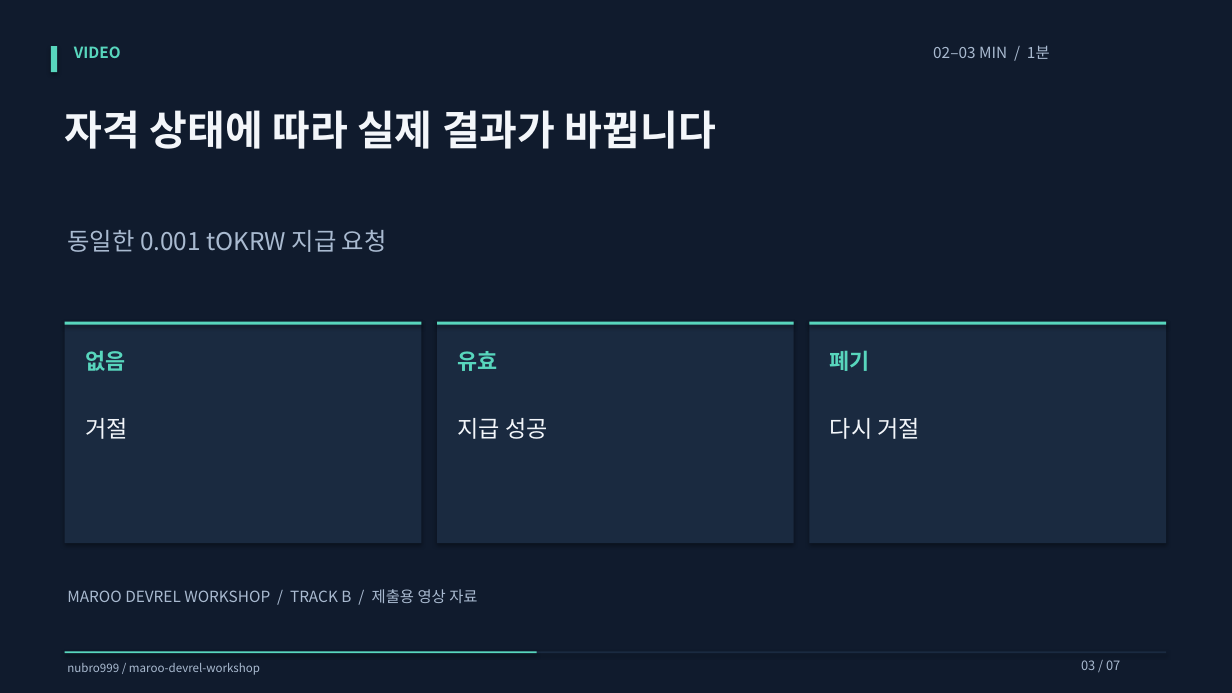
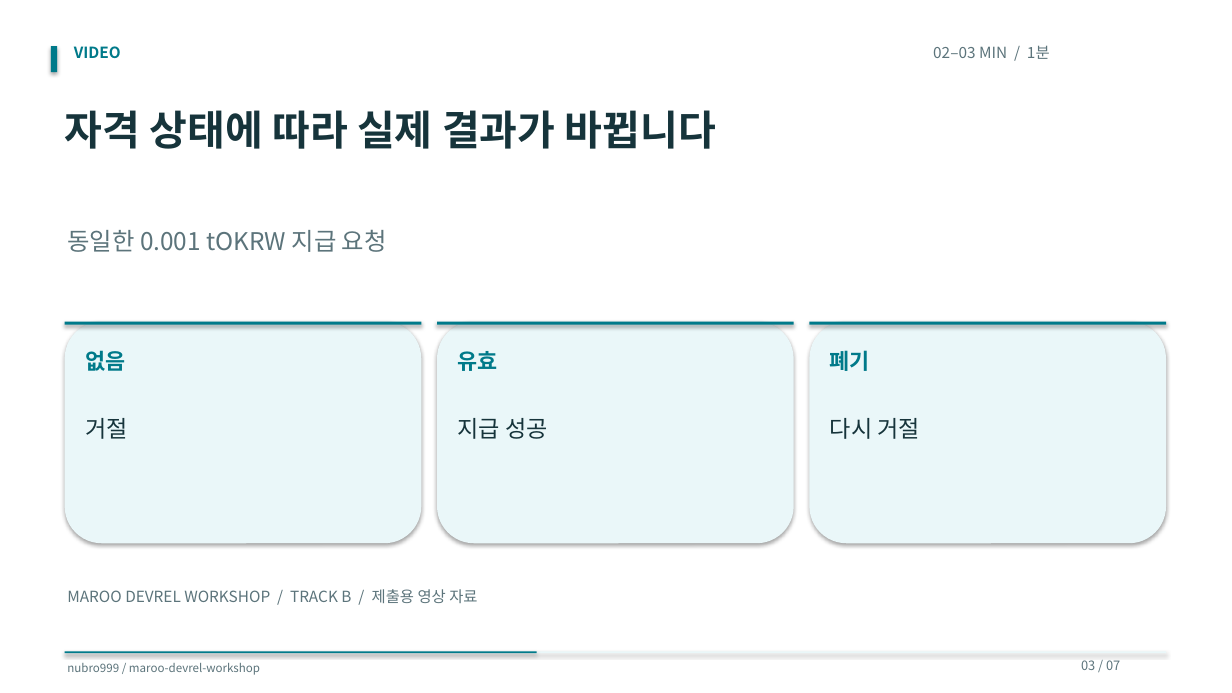
Before and after one commit to nubro999/maroo-devrel-workshop, a slide deck: slide 3 of video/Video_Slides.pptx. Drawn at 1232x693 pixels with LibreOffice and Linux fonts; fonts in the diff are those of the drawing. Boxes give left, top, right and bottom in pixels: in the first picture for what was removed or moved away, otherwise in the second. Text is boxed around its words. In the diff, an @@ line names an element or a change of style, - is before the commit and + after.

Commit message:
Restyle workshop and cheatsheet with white and Maroo core colors

```diff
--- a/video/Video_Slides.pptx
+++ b/video/Video_Slides.pptx
@@ rectangle at [0, 0, 1232, 693]: fill #101B2D to #FFFFFF @@
@@ fill #58D6BD to #007A8A in 5 elements at [51, 46, 57, 72], [437, 322, 794, 325], [810, 322, 1166, 325], [65, 652, 537, 653], [65, 322, 421, 325] @@
@@ rectangle to rounded rectangle; fill #1A2A40 to #EAF7F9 in 3 elements at [65, 322, 421, 543], [437, 322, 794, 543], [810, 322, 1166, 543] @@
@@ text colour #58D6BD to #007A8A in 4 elements at [74, 46, 121, 58], [85, 350, 125, 371], [457, 351, 497, 371], [830, 350, 870, 371] @@
@@ text colour #F3F6FA to #16343B in 4 elements at [65, 110, 716, 149], [85, 418, 128, 439], [457, 418, 548, 439], [830, 418, 920, 439] @@
@@ rectangle at [65, 652, 1166, 653]: fill #1A2A40 to #EAF7F9 @@
@@ text colour #A9BAD0 to #5C747B in 5 elements at [933, 45, 1050, 59], [67, 229, 387, 252], [67, 589, 477, 603], [67, 663, 260, 675], [1081, 660, 1120, 670] @@
```
Also in this commit, not shown: 6 other slides changed, 8 other files.
